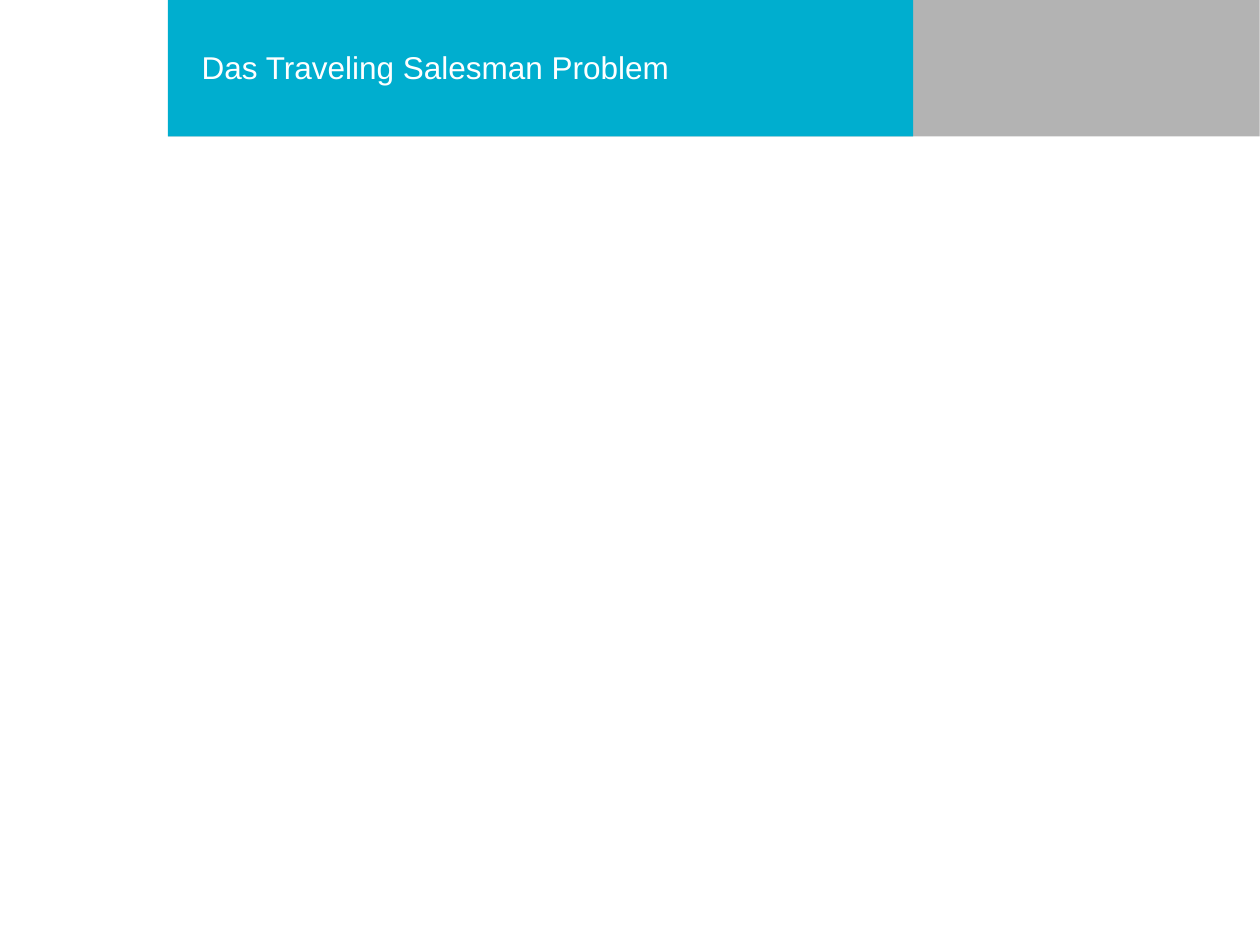
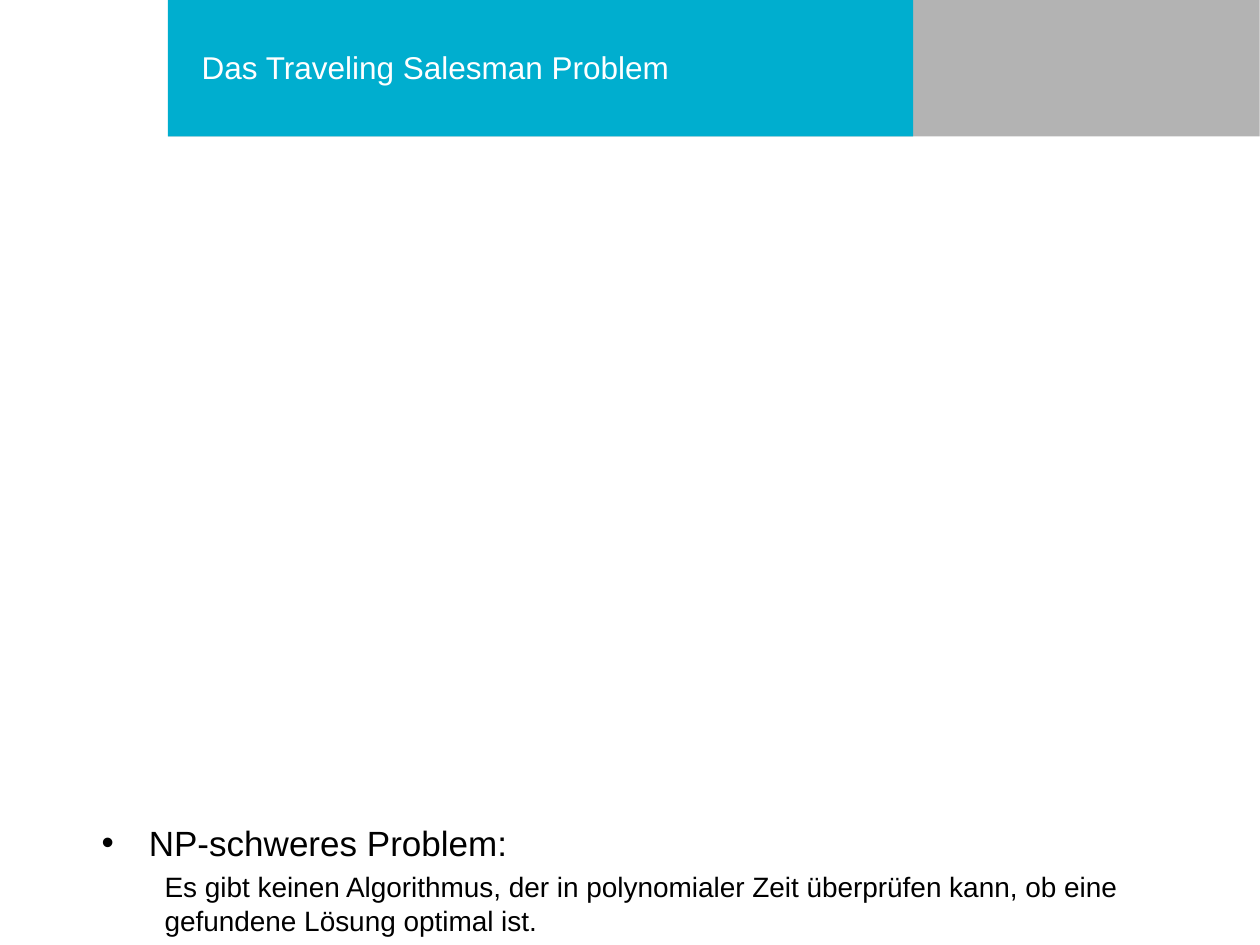
Before and after one commit to philurlaub/matlab2016, a slide deck: slide 3 of Präsentation.pptx. Drawn at 1260x945 pixels with LibreOffice and Linux fonts; fonts in the diff are those of the drawing; grey boxes stand for pictures; background and template pictures are left out. Boxes give left, top, right and bottom in pixels: in the first picture for what was removed or moved away, otherwise in the second. Text is boxed around its words. In the diff, an @@ line names an element or a change of style, - is before the commit and + after.

```diff
--- a/Präsentation.pptx
+++ b/Präsentation.pptx
@@ text added at <box>149,830,1117,936</box>, 16 pt, text #000000 @@
+• NP-schweres Problem:
+  Es gibt keinen Algorithmus, der in polynomialer Zeit überprüfen kann, ob eine gefundene Lösung optimal ist.
```
Also in this commit, not shown: 6 other slides changed, 4 slides added, 3 slides removed.
